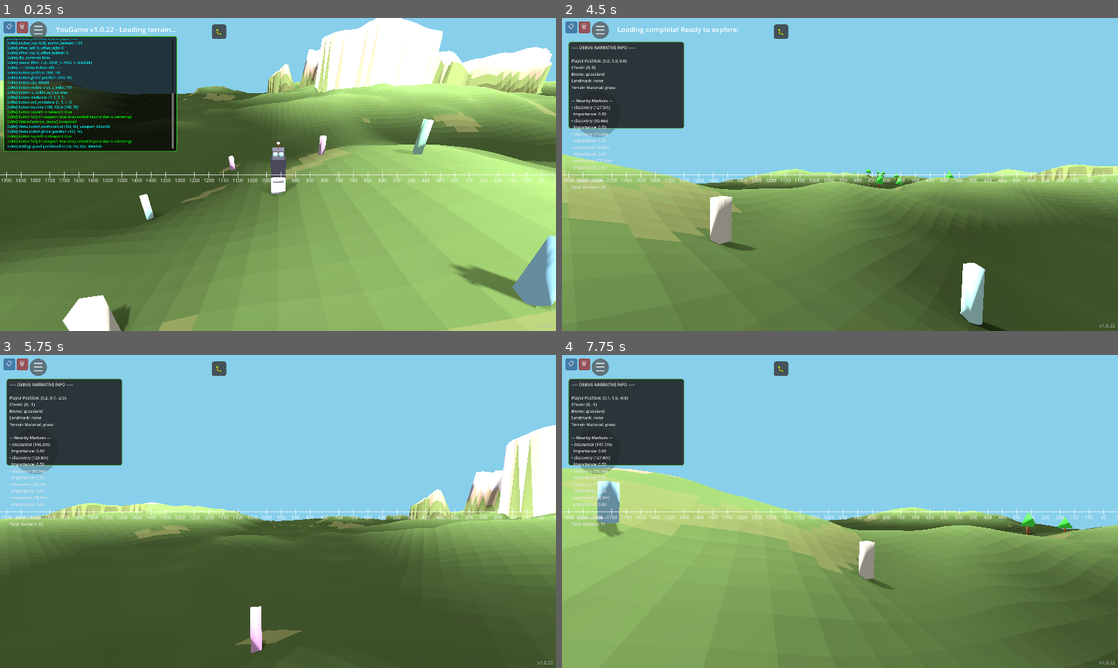
Above: before the commit, frames 1-4 (two rows, left to right).
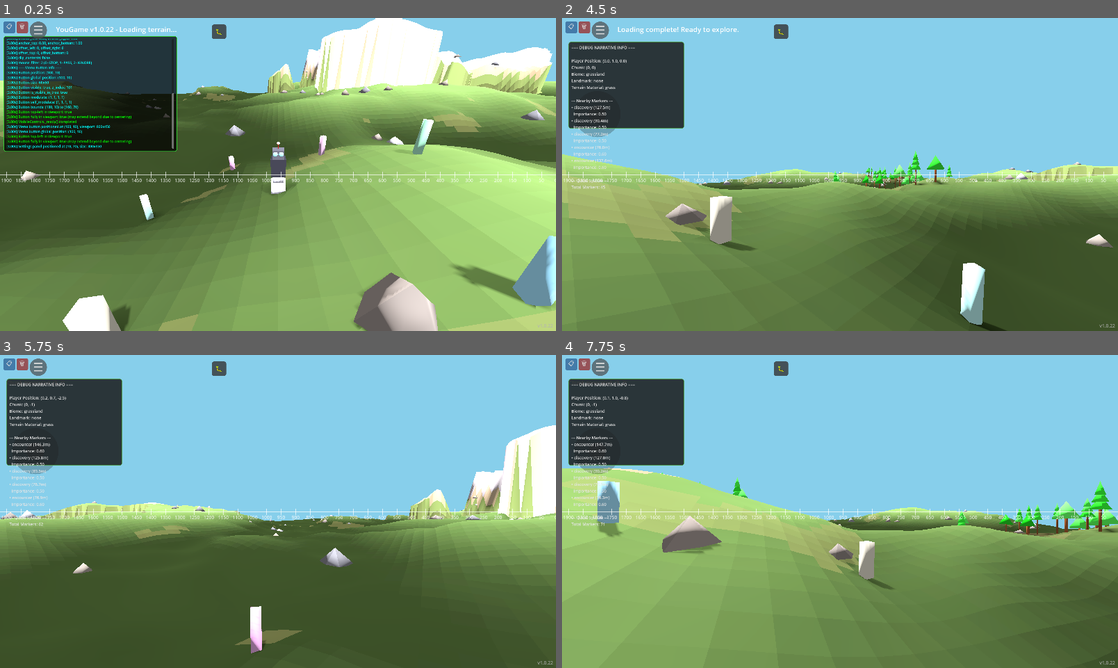
Above: after the commit, the same moments.

Repository: felix-dieterle/YouGame_godot4_public
Game: Godot game, scene res://scenes/main.tscn
Two runs of this game, one before a commit and one after it. Both use one fixed random seed, a clock stepped at 60 frames per second and the inputs below.
Inputs (mouse positions are in pixels of both pictures, inside the frame that each line leads up to):
- Up to frame 1 (0.25 s): no input
- Up to frame 2 (4.5 s): click "📋" at 0.5 s; click "🗑" at 1.25 s; click "☰" at 2 s; click "▶ Resume Game" at 2.75 s; click "🐛" at 3.5 s; tap Enter at 4.25 s; move the mouse to (962, 158) at 4.27 s; hold Right (ui_right) from 4.28 s (still down); hold V (toggle_camera_view) from 4.28 s (still down); click (962, 158) at 4.42 s
- Up to frame 3 (5.75 s): release Right (ui_right) at 5 s; release V (toggle_camera_view) at 5 s; drag from (166, 527) to (250, 574) at 5.02 s
- Up to frame 4 (7.75 s): move the mouse to (895, 442) at 5.77 s; hold Right (ui_right) 5.78-6.5 s; hold V (toggle_camera_view) 5.78-6.5 s; tap Space at 6.5 s; drag from (812, 574) to (673, 464) at 6.52 s; tap Enter at 7.25 s; move the mouse to (1006, 558) at 7.27 s; hold Left (ui_left) from 7.28 s (still down); hold V (toggle_camera_view) from 7.28 s (still down)

The runs differ from the first frame. In frame 1, 2.5% of the frame differs, in the area x 3-98%, y 4-100%; in frame 2, 1.2%; in frame 3, 0.5%; in frame 4, 2.2%.

Commit message:
Add rock generation, tree variations, and forest enhancements
Co-authored-by: felix-dieterle <1490062+felix-dieterle@users.noreply.github.com>

Diff:
--- a/scripts/chunk.gd
+++ b/scripts/chunk.gd
@@ -77,6 +77,7 @@
     _generate_narrative_markers()
     _generate_lake_if_valley()
     _create_mesh()
+    _place_rocks()  # Add rocks to terrain
     _place_cluster_objects()
     _generate_paths()
 
@@ -184,6 +185,27 @@
 func _create_mesh():
     var surface_tool = SurfaceTool.new()
     surface_tool.begin(Mesh.PRIMITIVE_TRIANGLES)
+
+    # Pre-calculate forest influences for this chunk to darken forest floor
+    var chunk_pos = Vector2i(chunk_x, chunk_z)
+    var forest_clusters = ClusterSystem.get_clusters_for_chunk(chunk_pos, seed_value)
+    var forest_influence_map = []
+    forest_influence_map.resize(RESOLUTION * RESOLUTION)
+
+    # Calculate forest influence for each cell
+    for z in range(RESOLUTION):
+        for x in range(RESOLUTION):
+            var cell_center_x = chunk_x * CHUNK_SIZE + (x + 0.5) * CELL_SIZE
+            var cell_center_z = chunk_z * CHUNK_SIZE + (z + 0.5) * CELL_SIZE
+            var world_pos = Vector2(cell_center_x, cell_center_z)
+
+            var max_forest_influence = 0.0
+            for cluster in forest_clusters:
+                if cluster.type == ClusterSystem.ClusterType.FOREST:
+                    var influence = ClusterSystem.get_cluster_influence_at_pos(world_pos, cluster)
+                    max_forest_influence = max(max_forest_influence, influence)
+
+            forest_influence_map[z * RESOLUTION + x] = max_forest_influence
 
     # Generate vertices and triangles
     for z in range(RESOLUTION):
@@ -221,6 +243,13 @@
             if not is_walkable:
                 base_color = base_color.lerp(Color(0.5, 0.4, 0.3), 0.2)  # Subtle brownish tint
 
+            # Darken ground in forest areas
+            var forest_influence = forest_influence_map[z * RESOLUTION + x]
+            if forest_influence > 0.1:
+                # Make ground darker and more brown/earthy in forests
+                var dark_forest_color = Color(0.25, 0.2, 0.15)  # Dark brown forest floor
+                base_color = base_color.lerp(dark_forest_color, forest_influence * 0.5)
+
             # First triangle
             surface_tool.set_color(base_color)
             surface_tool.add_vertex(Vector3(x0, h00, z0))
@@ -584,6 +613,50 @@
     # In 3D space: gradient points uphill
     return Vector3(dx, 0, dz)
 
+## Place rocks on terrain for decoration
+func _place_rocks():
+    var rng = RandomNumberGenerator.new()
+    rng.seed = seed_value ^ hash(Vector2i(chunk_x, chunk_z)) ^ 12345  # Different seed from trees
+
+    # Determine rock count based on biome - more rocks in rocky/mountain areas
+    var rock_count = 0
+    if biome == "mountain":
+        rock_count = rng.randi_range(8, 15)
+    elif biome == "rocky_hills":
+        rock_count = rng.randi_range(5, 10)
+    else:
+        rock_count = rng.randi_range(2, 5)  # A few rocks even in grassland
+
+    # Place rocks
+    for i in range(rock_count):
+        var local_x = rng.randf_range(1.0, CHUNK_SIZE - 1.0)
+        var local_z = rng.randf_range(1.0, CHUNK_SIZE - 1.0)
+        var world_x = chunk_x * CHUNK_SIZE + local_x
+        var world_z = chunk_z * CHUNK_SIZE + local_z
+
+        # Get terrain height
+        var height = get_height_at_world_pos(world_x, world_z)
+
+        # Skip if in lake
+        if has_lake:
+            var dist_to_lake = Vector2(local_x, local_z).distance_to(lake_center)
+            if dist_to_lake < lake_radius + 1.0:
+                continue
+
+        # Create rock instance
+        var rock_instance = MeshInstance3D.new()
+        rock_instance.mesh = ProceduralModels.create_rock_mesh(rng.randi())
+        rock_instance.material_override = ProceduralModels.create_rock_material()
+        rock_instance.position = Vector3(local_x, height, local_z)
+        rock_instance.rotation.y = rng.randf_range(0, TAU)  # Random rotation
+        # Random tilt for more natural look
+        rock_instance.rotation.x = rng.randf_range(-0.1, 0.1)
+        rock_instance.rotation.z = rng.randf_range(-0.1, 0.1)
+        rock_instance.cast_shadow = GeometryInstance3D.SHADOW_CASTING_SETTING_ON
+
+        add_child(rock_instance)
+        placed_objects.append(rock_instance)
+
 ## Place trees and buildings based on cluster system
 func _place_cluster_objects():
     # Get clusters affecting this chunk
@@ -619,7 +692,8 @@
             sample_count += 1
 
     avg_influence /= sample_count
-    var tree_count = int(chunk_area * cluster.density * avg_influence * 0.02)  # Reduced for performance
+    # Increased multiplier from 0.02 to 0.05 for denser forests
+    var tree_count = int(chunk_area * cluster.density * avg_influence * 0.05)
 
     # Place trees
     for i in range(tree_count):
@@ -649,7 +723,7 @@
             if dist_to_lake < lake_radius:
                 continue
 
-        # Create tree instance
+        # Create tree instance with automatic type variation
         var tree_instance = MeshInstance3D.new()
         tree_instance.mesh = ProceduralModels.create_tree_mesh(rng.randi())
         tree_instance.material_override = ProceduralModels.create_tree_material()
--- a/scripts/cluster_system.gd
+++ b/scripts/cluster_system.gd
@@ -116,7 +116,7 @@
     )
 
     var radius = rng.randf_range(FOREST_MIN_RADIUS, FOREST_MAX_RADIUS)
-    var density = rng.randf_range(0.3, 0.7)  # Trees per square unit
+    var density = rng.randf_range(0.5, 1.0)  # Increased density for proper forests
 
     var cluster = ClusterData.new(
         cluster_id,
--- a/scripts/procedural_models.gd
+++ b/scripts/procedural_models.gd
@@ -6,6 +6,7 @@
 ## Generates simple, performance-friendly 3D models for:
 ## - Trees (for forests)
 ## - Buildings (for settlements)
+## - Rocks (for terrain decoration)
 ## All models are optimized for mobile rendering
 
 # Tree generation constants
@@ -23,29 +24,94 @@
 const BUILDING_MAX_HEIGHT = 5.0
 const BUILDING_WALL_SEGMENTS = 4
 
-## Create a low-poly tree mesh
-static func create_tree_mesh(seed_val: int = 0) -> ArrayMesh:
+# Rock generation constants
+const ROCK_MIN_SIZE = 0.5
+const ROCK_MAX_SIZE = 1.5
+const ROCK_SEGMENTS = 6
+
+# Tree type enum
+enum TreeType {
+	CONIFER,  # Pine/spruce trees
+	BROAD_LEAF,  # Oak/maple style
+	SMALL_BUSH  # Small vegetation
+}
+
+## Create a low-poly tree mesh with variations
+static func create_tree_mesh(seed_val: int = 0, tree_type: TreeType = TreeType.BROAD_LEAF) -> ArrayMesh:
     var rng = RandomNumberGenerator.new()
     rng.seed = seed_val
 
+    # Automatically pick tree type based on seed if not specified
+    if tree_type == TreeType.BROAD_LEAF and seed_val > 0:
+        var type_choice = rng.randi() % 10
+        if type_choice < 4:
+            tree_type = TreeType.CONIFER
+        elif type_choice < 8:
+            tree_type = TreeType.BROAD_LEAF
+        else:
+            tree_type = TreeType.SMALL_BUSH
+
     var surface_tool = SurfaceTool.new()
     surface_tool.begin(Mesh.PRIMITIVE_TRIANGLES)
 
-    # Randomize tree proportions slightly
+    match tree_type:
+        TreeType.CONIFER:
+            _create_conifer_tree(surface_tool, rng)
+        TreeType.BROAD_LEAF:
+            _create_broadleaf_tree(surface_tool, rng)
+        TreeType.SMALL_BUSH:
+            _create_small_bush(surface_tool, rng)
+
+    surface_tool.generate_normals()
+    return surface_tool.commit()
+
+## Create a conifer (pine/spruce) tree
+static func _create_conifer_tree(st: SurfaceTool, rng: RandomNumberGenerator):
+    var trunk_height = TREE_TRUNK_HEIGHT * rng.randf_range(1.2, 1.5)
+    var base_radius = TREE_CANOPY_RADIUS * rng.randf_range(0.6, 0.8)
+
+    # Trunk (brown cylinder)
+    _add_cylinder(st, Vector3.ZERO, trunk_height, TREE_TRUNK_RADIUS * 0.8,
+                  TREE_TRUNK_SEGMENTS, Color(0.35, 0.22, 0.13))
+
+    # Multiple cone layers for conifer shape
+    var layer_count = 3
+    for i in range(layer_count):
+        var layer_height = trunk_height + i * 0.8
+        var cone_height = 1.5
+        var cone_radius = base_radius * (1.0 - i * 0.25)
+        var green_shade = rng.randf_range(0.15, 0.25)
+        _add_cone(st, Vector3(0, layer_height, 0), cone_height,
+                  cone_radius, TREE_CANOPY_SEGMENTS, Color(green_shade, 0.5 + green_shade, green_shade))
+
+## Create a broad-leaf tree (original style)
+static func _create_broadleaf_tree(st: SurfaceTool, rng: RandomNumberGenerator):
     var trunk_height = TREE_TRUNK_HEIGHT * rng.randf_range(0.9, 1.1)
     var canopy_radius = TREE_CANOPY_RADIUS * rng.randf_range(0.8, 1.2)
     var canopy_height = TREE_CANOPY_HEIGHT * rng.randf_range(0.9, 1.1)
 
-    # Generate trunk (brown cylinder)
-    _add_cylinder(surface_tool, Vector3.ZERO, trunk_height, TREE_TRUNK_RADIUS,
+    # Trunk (brown cylinder)
+    _add_cylinder(st, Vector3.ZERO, trunk_height, TREE_TRUNK_RADIUS,
                   TREE_TRUNK_SEGMENTS, Color(0.4, 0.25, 0.15))
 
-    # Generate canopy (green cone)
-    _add_cone(surface_tool, Vector3(0, trunk_height, 0), canopy_height,
-              canopy_radius, TREE_CANOPY_SEGMENTS, Color(0.2, 0.6, 0.2))
-
-    surface_tool.generate_normals()
-    return surface_tool.commit()
+    # Canopy (green cone)
+    var green_variation = rng.randf_range(-0.1, 0.1)
+    _add_cone(st, Vector3(0, trunk_height, 0), canopy_height,
+              canopy_radius, TREE_CANOPY_SEGMENTS, Color(0.2 + green_variation, 0.6 + green_variation, 0.2 + green_variation))
+
+## Create a small bush
+static func _create_small_bush(st: SurfaceTool, rng: RandomNumberGenerator):
+    var bush_height = 1.0 * rng.randf_range(0.8, 1.3)
+    var bush_radius = 0.8 * rng.randf_range(0.9, 1.2)
+
+    # Small trunk stub
+    _add_cylinder(st, Vector3.ZERO, bush_height * 0.3, TREE_TRUNK_RADIUS * 0.5,
+                  4, Color(0.3, 0.2, 0.1))
+
+    # Round bush top (cone with wide base)
+    var green_shade = rng.randf_range(0.25, 0.35)
+    _add_cone(st, Vector3(0, bush_height * 0.2, 0), bush_height,
+              bush_radius, 6, Color(green_shade, 0.55, green_shade))
 
 ## Create a low-poly building mesh
 static func create_building_mesh(seed_val: int = 0) -> ArrayMesh:
@@ -234,3 +300,79 @@
     material.roughness = 0.8
     material.cull_mode = BaseMaterial3D.CULL_BACK
     return material
+
+## Create a low-poly rock mesh
+static func create_rock_mesh(seed_val: int = 0) -> ArrayMesh:
+    var rng = RandomNumberGenerator.new()
+    rng.seed = seed_val
+
+    var surface_tool = SurfaceTool.new()
+    surface_tool.begin(Mesh.PRIMITIVE_TRIANGLES)
+
+    # Randomize rock size and proportions
+    var base_size = rng.randf_range(ROCK_MIN_SIZE, ROCK_MAX_SIZE)
+    var height = base_size * rng.randf_range(0.6, 1.2)
+
+    # Create irregular rock shape by deforming vertices
+    var vertices = []
+    var angle_step = TAU / ROCK_SEGMENTS
+
+    # Generate base vertices with random deformation
+    for i in range(ROCK_SEGMENTS):
+        var angle = i * angle_step
+        var radius_variation = rng.randf_range(0.7, 1.3)
+        var x = cos(angle) * base_size * radius_variation
+        var z = sin(angle) * base_size * radius_variation
+        vertices.append(Vector3(x, 0, z))
+
+    # Top point with random offset
+    var top_offset = Vector3(
+        rng.randf_range(-0.2, 0.2) * base_size,
+        height,
+        rng.randf_range(-0.2, 0.2) * base_size
+    )
+
+    # Rock color variations (gray/brown tones)
+    var color_choices = [
+        Color(0.45, 0.45, 0.47),  # Light gray
+        Color(0.35, 0.35, 0.37),  # Medium gray
+        Color(0.42, 0.40, 0.38),  # Brownish gray
+        Color(0.38, 0.36, 0.35)   # Dark brownish
+    ]
+    var rock_color = color_choices[rng.randi() % color_choices.size()]
+
+    # Add slight color variation per face
+    var color_var = 0.08
+
+    # Create bottom cap
+    for i in range(ROCK_SEGMENTS):
+        var next_i = (i + 1) % ROCK_SEGMENTS
+        var face_color = rock_color * rng.randf_range(1.0 - color_var, 1.0 + color_var)
+
+        surface_tool.set_color(face_color)
+        surface_tool.add_vertex(Vector3.ZERO)
+        surface_tool.add_vertex(vertices[next_i])
+        surface_tool.add_vertex(vertices[i])
+
+    # Create side faces to top
+    for i in range(ROCK_SEGMENTS):
+        var next_i = (i + 1) % ROCK_SEGMENTS
+        var face_color = rock_color * rng.randf_range(1.0 - color_var, 1.0 + color_var)
+
+        surface_tool.set_color(face_color)
+        surface_tool.add_vertex(vertices[i])
+        surface_tool.add_vertex(vertices[next_i])
+        surface_tool.add_vertex(top_offset)
+
+    surface_tool.generate_normals()
+    return surface_tool.commit()
+
+## Create a material for rocks
+static func create_rock_material() -> StandardMaterial3D:
+    var material = StandardMaterial3D.new()
+    material.vertex_color_use_as_albedo = true
+    material.shading_mode = BaseMaterial3D.SHADING_MODE_PER_PIXEL
+    material.specular_mode = BaseMaterial3D.SPECULAR_DISABLED
+    material.roughness = 0.95  # Rocks are very rough
+    material.cull_mode = BaseMaterial3D.CULL_BACK
+    return material
